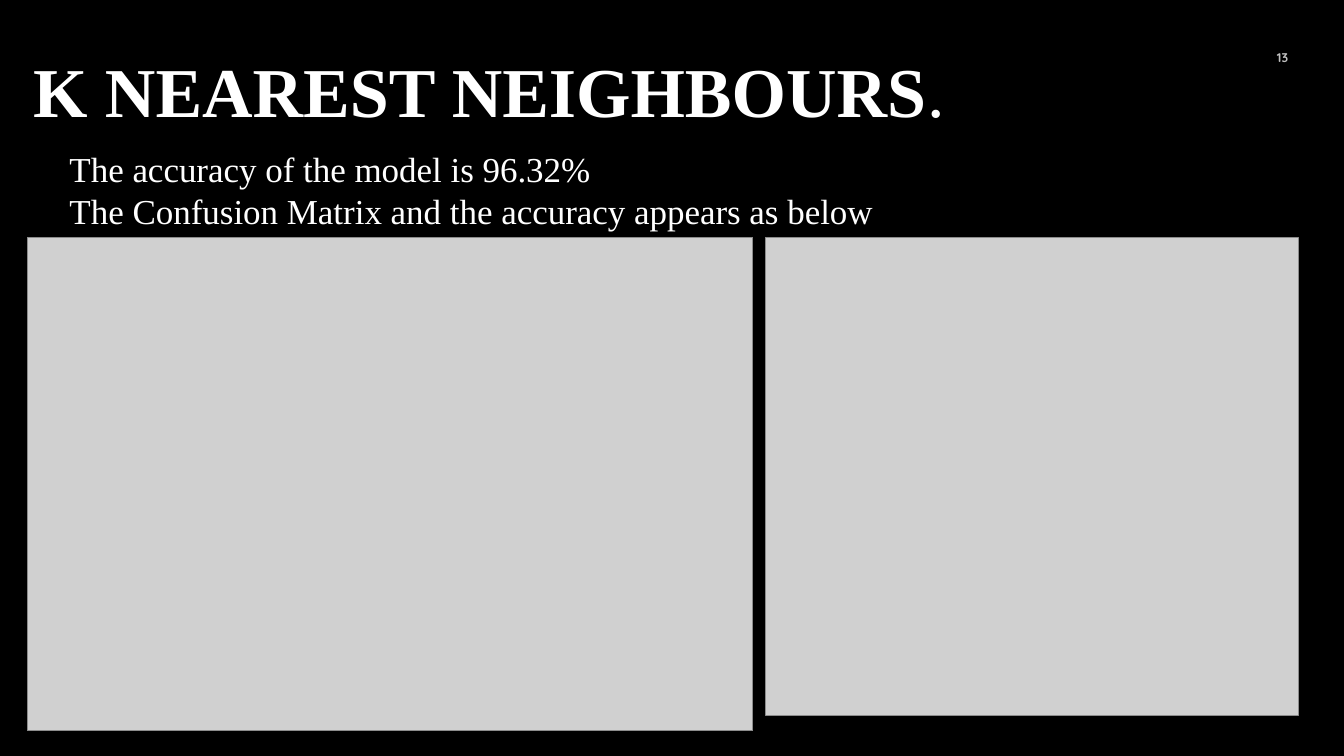
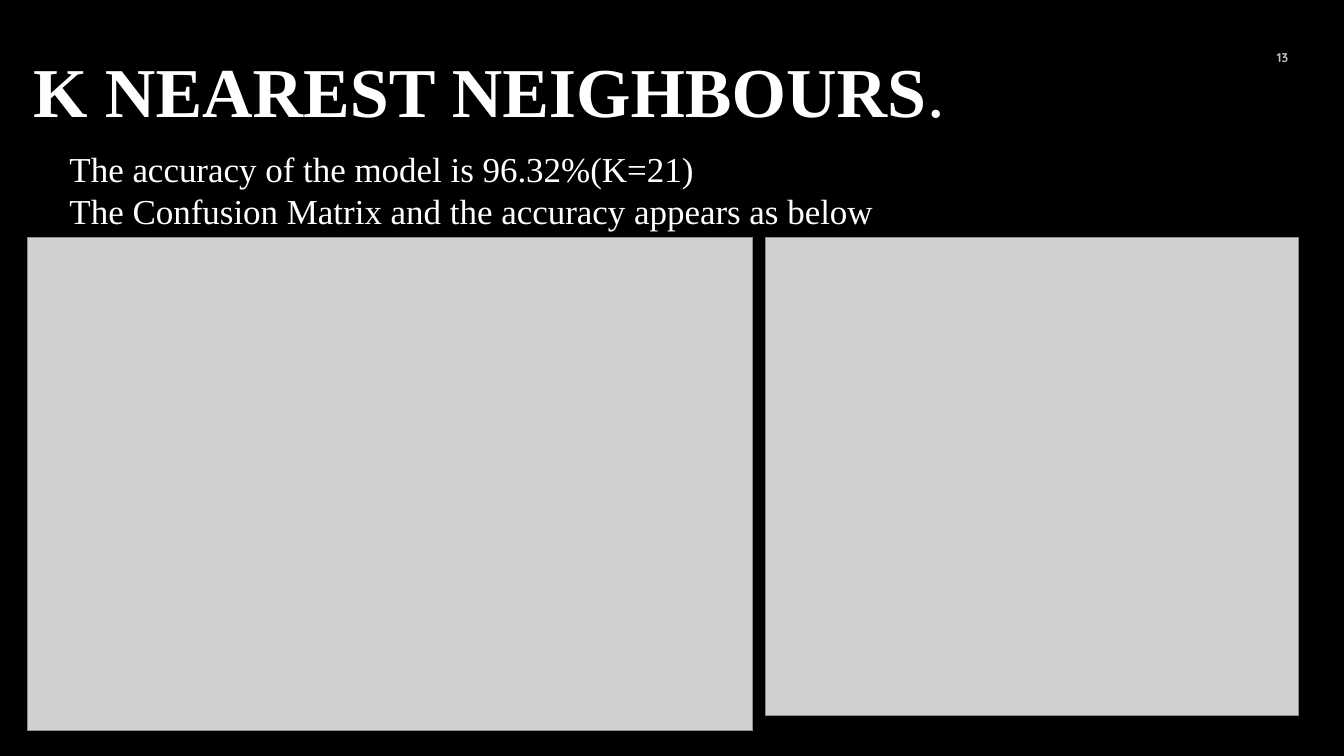
Before and after one commit to pradeepchandravarma/KNN, a slide deck: slide 13 of Bayes_Classifier or KNN.pptx. Drawn at 1344x756 pixels with LibreOffice and Linux fonts; fonts in the diff are those of the drawing; grey boxes stand for pictures; background and template pictures are left out. Boxes give left, top, right and bottom in pixels: in the first picture for what was removed or moved away, otherwise in the second. Text is boxed around its words. In the diff, an @@ line names an element or a change of style, - is before the commit and + after.

```diff
--- a/Bayes_Classifier or KNN.pptx
+++ b/Bayes_Classifier or KNN.pptx
@@ text at (69,157,694,189): text changed @@
-The accuracy of the model is 96.32%
+The accuracy of the model is 96.32%(K=21)
```
Also in this commit, not shown: 1 other slide changed.
